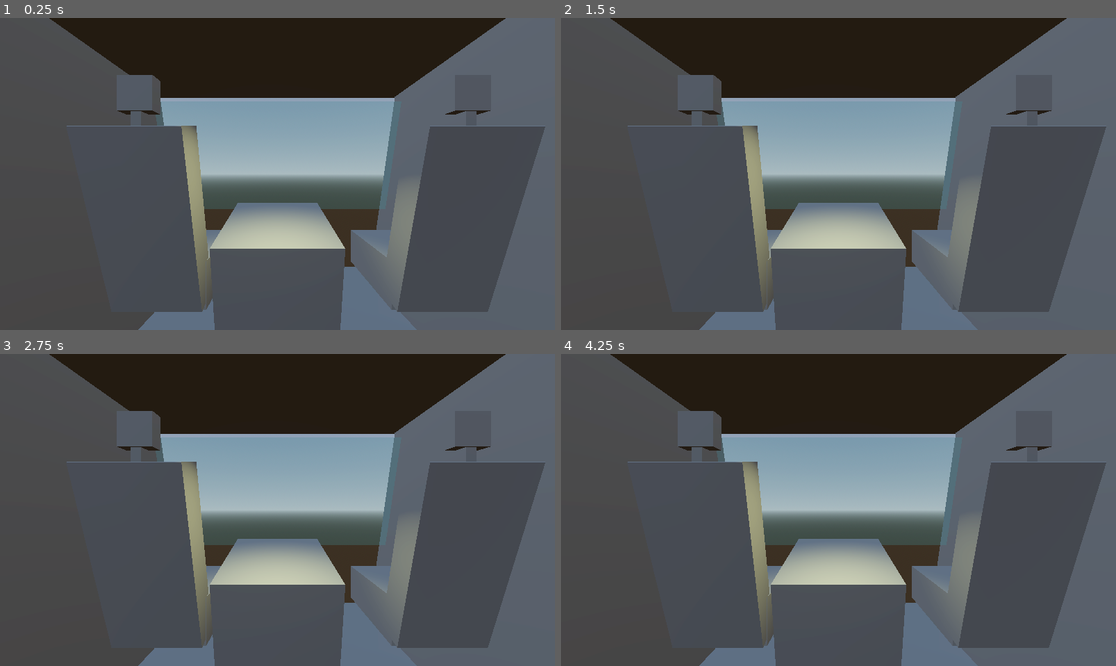
Above: before the commit, frames 1-4 (two rows, left to right).
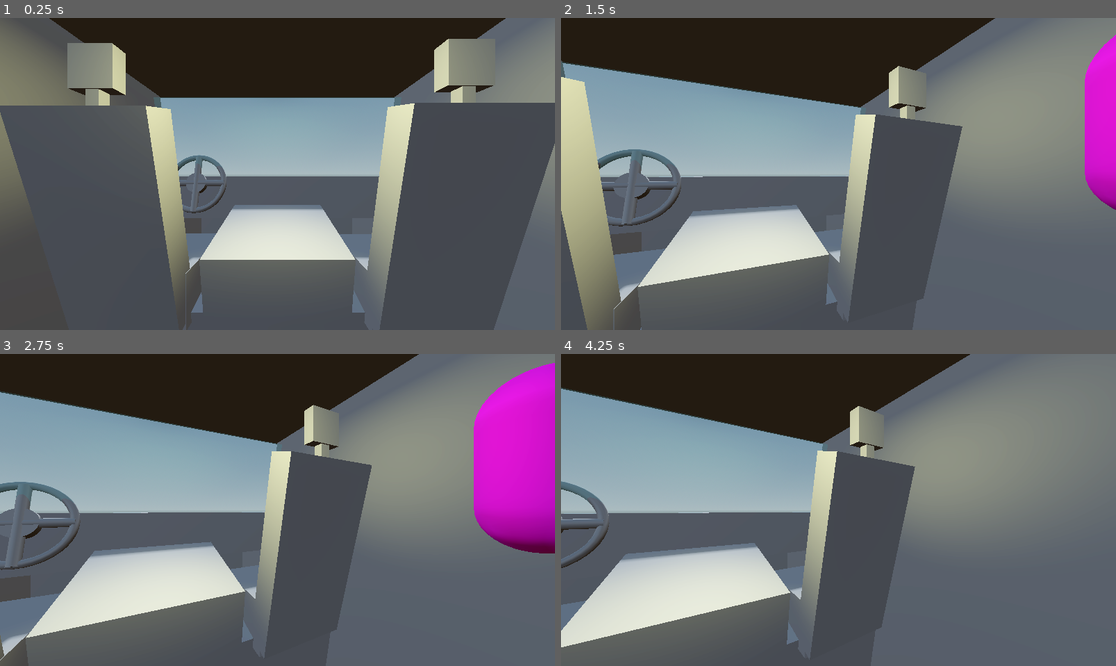
Above: after the commit, the same moments.

Repository: roomno17/scary-terry
Game: Godot game, scene res://base_level.tscn
Same seed, same stepped clock (60 frames per second), same inputs: the game is played once before the commit and once after it.
Inputs:
- Up to frame 1 (0.25 s): no input
- Up to frame 2 (1.5 s): tap Enter at 0.5 s; hold D (right, bound only after the commit) 0.53-1.28 s; tap Space (flash, bound only after the commit) at 0.6, 1.35 s; hold A (left, bound only after the commit) from 1.28 s (still down)
- Up to frame 3 (2.75 s): release A (left, bound only after the commit) at 2.03 s; hold D (right, bound only after the commit) from 2.03 s (still down); tap Space (flash, bound only after the commit) at 2.1 s
- Up to frame 4 (4.25 s): tap Space (flash, bound only after the commit) at 2.85, 3.6 s; release D (right, bound only after the commit) at 3.53 s; hold A (left, bound only after the commit) from 3.53 s (still down)

The runs differ from the first frame. In frame 1, 29% of the frame differs, in the area x 0-100%, y 4-100%; in frame 2, 62%; in frame 3, 65%, in the area x 0-100%, y 0-100%; in frame 4, 64%.

Commit message:
added scary terry and worked on the interior design of the car.

Diff:
--- a/scary-terry/base_level.tscn
+++ b/scary-terry/base_level.tscn
@@ -1,4 +1,7 @@
 [gd_scene format=3 uid="uid://hx428tqb1pmg"]
+
+[ext_resource type="PackedScene" uid="uid://cd50ml3y3my2t" path="res://scary_terry.tscn" id="1_5vx1e"]
+[ext_resource type="Script" uid="uid://c48ao20ce0svc" path="res://camera_3d.gd" id="1_bo3yr"]
 
 [sub_resource type="ProceduralSkyMaterial" id="ProceduralSkyMaterial_4sal3"]
 sky_horizon_color = Color(0.66224277, 0.6717428, 0.6867428, 1)
@@ -17,20 +20,37 @@
 transparency = 1
 albedo_color = Color(0.5647059, 1, 1, 0.29803923)
 
+[sub_resource type="CylinderMesh" id="CylinderMesh_eesb3"]
+
+[sub_resource type="CylinderMesh" id="CylinderMesh_5vx1e"]
+
 [node name="BaseLevel" type="Node3D" unique_id=1462554241]
+
+[node name="DirectionalLight3D" type="DirectionalLight3D" parent="." unique_id=1932218815]
+transform = Transform3D(1, 0, 0, 0, -0.8660254, 0.50000006, 0, -0.50000006, -0.8660254, 0, 5.532921, 14.856644)
+light_energy = 0.202
+light_indirect_energy = 16.0
+shadow_enabled = true
+
+[node name="SCARY TERRY RIGHT" parent="." unique_id=1591188626 instance=ExtResource("1_5vx1e")]
+transform = Transform3D(1, 0, 0, 0, 1, 0, 0, 0, 1, 3.6, 0, 5.5)
+
+[node name="SCARY TERRY LEFT" parent="." unique_id=1076968940 instance=ExtResource("1_5vx1e")]
+transform = Transform3D(1, 0, 0, 0, 1, 0, 0, 0, 1, -3.6, 0, 5.5)
 
 [node name="WorldEnvironment" type="WorldEnvironment" parent="." unique_id=547399205]
 environment = SubResource("Environment_5vx1e")
 
 [node name="Camera3D" type="Camera3D" parent="." unique_id=322084185]
 transform = Transform3D(1, 0, 0, 0, 1, 0, 0, 0, 1, 0, -0.5281718, 6.006915)
+script = ExtResource("1_bo3yr")
 
 [node name="Car" type="Node3D" parent="." unique_id=1773835512]
 
 [node name="Outers" type="Node3D" parent="Car" unique_id=1556189597]
 
 [node name="CSGBox3D" type="CSGBox3D" parent="Car/Outers" unique_id=1262575562]
-transform = Transform3D(1, 0, 0, 0, 0.9659258, -0.25881904, 0, 0.25881904, 0.9659258, 0, 0, -0.4)
+transform = Transform3D(1, 0, 0, 0, 0.9659258, -0.25881904, 0, 0.25881904, 0.9659258, 0, 0.11026156, -0.4)
 size = Vector3(7.5, 3.3, 0.5)
 material = SubResource("StandardMaterial3D_eesb3")
 
@@ -50,53 +70,175 @@
 transform = Transform3D(-4.3711378e-08, -0.9999999, 8.4456046e-16, 0.99957925, -4.3692992e-08, 0.029003292, -0.029003233, 1.267769e-09, 0.9995792, 0.117007256, -4.654106, 2.2107306)
 size = Vector3(0.5, 10, 10)
 
-[node name="Seat1" type="Node3D" parent="Car" unique_id=1981642089]
-transform = Transform3D(1, 0, 0, 0, 1, 0, 0, 0, 1, -2, -1.3, -12.241)
-
-[node name="CSGBox3D" type="CSGBox3D" parent="Car/Seat1" unique_id=244490138]
+[node name="Interior" type="Node3D" parent="Car" unique_id=1304123148]
+
+[node name="CSGBox3D7" type="CSGBox3D" parent="Car/Interior" unique_id=831821257]
+transform = Transform3D(1, 0, 0, 0, 0.9848077, -0.17364818, 0, 0.17364818, 0.9848077, -2.3082383, -3.6475148, 1.1606345)
+size = Vector3(2.3, 2, 2.5)
+
+[node name="CSGBox3D8" type="CSGBox3D" parent="Car/Interior" unique_id=2050962589]
+transform = Transform3D(1, 0, 0, 0, 0.9848077, -0.17364818, 0, 0.17364818, 0.9848077, 2.349758, -3.6475148, 1.1606345)
+size = Vector3(2.3, 2, 2.5)
+
+[node name="CSGBox3D2" type="CSGBox3D" parent="Car/Interior" unique_id=572661037]
+transform = Transform3D(1, 0, 0, 0, 1, 0, 0, 0, 1, 0, -1.2025592, -0.46699142)
+size = Vector3(7, 1.2045898, 0.45031738)
+
+[node name="CSGBox3D3" type="CSGBox3D" parent="Car/Interior" unique_id=1427480304]
+transform = Transform3D(1, 0, 0, 0, 0.99985045, -0.01729533, 0, 0.01729533, 0.99985045, 0.0019893646, -3.6369624, -3.6724362)
+size = Vector3(7, 4.180786, 0.58447266)
+
+[node name="CSGBox3D6" type="CSGBox3D" parent="Car/Interior" unique_id=1967624659]
+transform = Transform3D(1, 0, 0, 0, -4.371139e-08, -1, 0, 1, -4.371139e-08, 0.0019893646, -1.6786295, -2.143501)
+size = Vector3(7, 3.0512695, 0.58447266)
+
+[node name="CSGBox3D4" type="CSGBox3D" parent="Car/Interior" unique_id=777919865]
+transform = Transform3D(-4.371139e-08, 0, 1, 0, 1, 0, -1, 0, -4.371139e-08, 3.746604, -3.5879278, -3.682204)
+size = Vector3(7, 4.2786865, 0.58447266)
+
+[node name="CSGBox3D5" type="CSGBox3D" parent="Car/Interior" unique_id=972952877]
+transform = Transform3D(-4.371139e-08, 0, 1, 0, 1, 0, -1, 0, -4.371139e-08, -3.8373914, -3.596778, -3.682204)
+size = Vector3(7, 4.2609863, 0.38397217)
+
+[node name="Wheel" type="Node3D" parent="Car" unique_id=933937578]
+transform = Transform3D(2, 0, 0, 0, 2, 0, 0, 0, 2, 1.947454, 0.1900562, -0.55384254)
+
+[node name="CSGMesh3D3" type="CSGMesh3D" parent="Car/Wheel" unique_id=1332750841]
+transform = Transform3D(-4.371139e-09, -0.42, -1.110223e-16, 0.09659258, -1.7733223e-08, 0.025881905, -0.025881905, 4.7516022e-09, 0.09659258, -2.2, -0.49706504, 0.18459043)
+mesh = SubResource("CylinderMesh_eesb3")
+
+[node name="CSGMesh3D2" type="CSGMesh3D" parent="Car/Wheel" unique_id=173356240]
+transform = Transform3D(0.1, 0, 0, 0, 0.40568882, 0.025881905, 0, -0.10870399, 0.09659258, -2.2, -0.50483656, 0.195)
+mesh = SubResource("CylinderMesh_eesb3")
+
+[node name="CSGMesh3D" type="CSGMesh3D" parent="Car/Wheel" unique_id=1916911802]
+transform = Transform3D(0.3, 0, 0, 0, 0.12940954, -0.28977776, 0, 0.4829629, 0.07764573, -2.2007408, -0.6147962, -0.25572395)
+mesh = SubResource("CylinderMesh_5vx1e")
+
+[node name="CSGTorus3D" type="CSGTorus3D" parent="Car/Wheel" unique_id=1223027067]
+transform = Transform3D(1, 0, 0, 0, 0.25881907, -0.9659258, 0, 0.9659258, 0.25881907, -2.2, -0.497, 0.18510556)
+inner_radius = 0.37
+outer_radius = 0.45
+sides = 40
+ring_sides = 40
+
+[node name="Backseat" type="Node3D" parent="Car" unique_id=1711232511]
+transform = Transform3D(1, 0, 0, 0, 1, 0, 0, 0, 1, 0, 0.11323595, 0.6296983)
+
+[node name="Seat5" type="Node3D" parent="Car/Backseat" unique_id=893088148]
+transform = Transform3D(1.1, 0, 0, 0, 1.1, 0, 0, 0, 1.1, 0.047245264, -2.459521, -10.58586)
+
+[node name="CSGBox3D" type="CSGBox3D" parent="Car/Backseat/Seat5" unique_id=1084293238]
+transform = Transform3D(1, 0, 0, 0, 0.9702957, -0.24192189, 0, 0.24192189, 0.9702957, -0.09448241, 0, 15.323994)
+size = Vector3(2.9213867, 3, 0.5)
+
+[node name="CSGBox3D4" type="CSGBox3D" parent="Car/Backseat/Seat5" unique_id=1771636378]
+transform = Transform3D(1, 0, 0, 0, 0.9702957, -0.24192189, 0, 0.24192189, 0.9702957, 0, 0, 15.323994)
+size = Vector3(1.5, 3, 0.5)
+
+[node name="CSGBox3D2" type="CSGBox3D" parent="Car/Backseat/Seat5" unique_id=560495782]
+transform = Transform3D(1, 0, 0, 0, 1, 0, 0, 0, 1, 0, 1.9084656, 15.66936)
+size = Vector3(0.5, 0.5, 0.2)
+
+[node name="CSGBox3D3" type="CSGBox3D" parent="Car/Backseat/Seat5/CSGBox3D2" unique_id=1251109075]
+transform = Transform3D(1, 0, 0, 0, 1, 0, 0, 0, 1, 0, -0.6303712, -0.0034704208)
+size = Vector3(0.15, 1, 0.15)
+
+[node name="CSGBox3D3" type="CSGBox3D" parent="Car/Backseat/Seat5" unique_id=705862314]
+transform = Transform3D(1, 0, 0, 0, 1, 0, 0, 0, 1, 0.007284522, -1.1749587, 13.70269)
+size = Vector3(1.5, 0.85, 2)
+
+[node name="Seat4" type="Node3D" parent="Car/Backseat" unique_id=34448836]
+transform = Transform3D(1.1, 0, 0, 0, 1.1, 0, 0, 0, 1.1, 2.335374, -2.459521, -10.58586)
+
+[node name="CSGBox3D" type="CSGBox3D" parent="Car/Backseat/Seat4" unique_id=920844279]
+transform = Transform3D(1, 0, 0, 0, 0.9702957, -0.24192189, 0, 0.24192189, 0.9702957, 0, 0, 15.323994)
+size = Vector3(1.5, 3, 0.5)
+
+[node name="CSGBox3D4" type="CSGBox3D" parent="Car/Backseat/Seat4" unique_id=2050502277]
+transform = Transform3D(1, 0, 0, 0, 0.9702957, -0.24192189, 0, 0.24192189, 0.9702957, 0, 0, 15.323994)
+size = Vector3(1.5, 3, 0.5)
+
+[node name="CSGBox3D2" type="CSGBox3D" parent="Car/Backseat/Seat4" unique_id=425220142]
+transform = Transform3D(1, 0, 0, 0, 1, 0, 0, 0, 1, 0, 1.9084656, 15.664677)
+size = Vector3(0.5, 0.5, 0.2)
+
+[node name="CSGBox3D3" type="CSGBox3D" parent="Car/Backseat/Seat4/CSGBox3D2" unique_id=115103791]
+transform = Transform3D(1, 0, 0, 0, 1, 0, 0, 0, 1, 0, -0.6303712, -0.0034704208)
+size = Vector3(0.15, 1, 0.15)
+
+[node name="CSGBox3D3" type="CSGBox3D" parent="Car/Backseat/Seat4" unique_id=934597126]
+transform = Transform3D(1, 0, 0, 0, 1, 0, 0, 0, 1, 0.007284522, -1.1749587, 13.70269)
+size = Vector3(1.5, 0.85, 2)
+
+[node name="Seat3" type="Node3D" parent="Car/Backseat" unique_id=1540926269]
+transform = Transform3D(1.1, 0, 0, 0, 1.1, 0, 0, 0, 1.1, -2.3, -2.459521, -10.58586)
+
+[node name="CSGBox3D" type="CSGBox3D" parent="Car/Backseat/Seat3" unique_id=265694009]
+transform = Transform3D(1, 0, 0, 0, 0.9702957, -0.24192189, 0, 0.24192189, 0.9702957, 0, 0, 15.325)
+size = Vector3(1.5, 3, 0.5)
+
+[node name="CSGBox3D2" type="CSGBox3D" parent="Car/Backseat/Seat3" unique_id=1084224067]
+transform = Transform3D(1, 0, 0, 0, 1, 0, 0, 0, 1, 0, 1.9084656, 15.575361)
+size = Vector3(0.5, 0.5, 0.2)
+
+[node name="CSGBox3D3" type="CSGBox3D" parent="Car/Backseat/Seat3/CSGBox3D2" unique_id=1815630332]
+transform = Transform3D(1, 0, 0, 0, 1, 0, 0, 0, 1, 0, -0.6303712, -0.0034704208)
+size = Vector3(0.15, 1, 0.15)
+
+[node name="CSGBox3D3" type="CSGBox3D" parent="Car/Backseat/Seat3" unique_id=282965240]
+transform = Transform3D(1, 0, 0, 0, 1, 0, 0, 0, 1, 0.007284522, -1.1749587, 13.70269)
+size = Vector3(1.5, 0.85, 2)
+
+[node name="Front" type="Node3D" parent="Car" unique_id=238125877]
+transform = Transform3D(1, 0, 0, 0, 1, 0, 0, 0, 1, 0, 0, 0.45431042)
+
+[node name="Seat2" type="Node3D" parent="Car/Front" unique_id=1719268281]
+transform = Transform3D(1.1, 0, 0, 0, 1.1, 0, 0, 0, 1.1, 2.3, -1.3, -13.8)
+
+[node name="CSGBox3D" type="CSGBox3D" parent="Car/Front/Seat2" unique_id=996613211]
 transform = Transform3D(1, 0, 0, 0, 0.9702957, -0.2419219, 0, 0.2419219, 0.9702957, 0, 0, 15)
 size = Vector3(1.5, 3, 0.5)
 
-[node name="CSGBox3D2" type="CSGBox3D" parent="Car/Seat1" unique_id=1698576295]
+[node name="CSGBox3D2" type="CSGBox3D" parent="Car/Front/Seat2" unique_id=844924641]
 transform = Transform3D(1, 0, 0, 0, 1, 0, 0, 0, 1, 0, 1.9084656, 15.30596)
 size = Vector3(0.5, 0.5, 0.2)
 
-[node name="CSGBox3D3" type="CSGBox3D" parent="Car/Seat1/CSGBox3D2" unique_id=1399345658]
-transform = Transform3D(1, 0, 0, 0, 1, 0, 0, 0, 1, 0, -0.6303712, -0.0034704208)
-size = Vector3(0.15, 1, 0.15)
-
-[node name="CSGBox3D3" type="CSGBox3D" parent="Car/Seat1" unique_id=533749048]
-transform = Transform3D(1, 0, 0, 0, 1, 0, 0, 0, 1, 0.007284522, -1.1749587, 13.70269)
-size = Vector3(1.5, 0.85, 2)
-
-[node name="Seat2" type="Node3D" parent="Car" unique_id=1719268281]
-transform = Transform3D(1, 0, 0, 0, 1, 0, 0, 0, 1, 2.734765, -1.3, -12.241)
-
-[node name="CSGBox3D" type="CSGBox3D" parent="Car/Seat2" unique_id=996613211]
+[node name="CSGBox3D3" type="CSGBox3D" parent="Car/Front/Seat2/CSGBox3D2" unique_id=2123657155]
+transform = Transform3D(1, 0, 0, 0, 1, 0, 0, 0, 1, 0, -0.6303712, -0.0034704208)
+size = Vector3(0.15, 1, 0.15)
+
+[node name="CSGBox3D3" type="CSGBox3D" parent="Car/Front/Seat2" unique_id=620547464]
+transform = Transform3D(1, 0, 0, 0, 1, 0, 0, 0, 1, 0.007284522, -1.1749587, 13.70269)
+size = Vector3(1.5, 0.85, 2)
+
+[node name="Seat1" type="Node3D" parent="Car/Front" unique_id=1981642089]
+transform = Transform3D(1.1, 0, 0, 0, 1.1, 0, 0, 0, 1.1, -2.3, -1.3, -13.886618)
+
+[node name="CSGBox3D" type="CSGBox3D" parent="Car/Front/Seat1" unique_id=244490138]
 transform = Transform3D(1, 0, 0, 0, 0.9702957, -0.2419219, 0, 0.2419219, 0.9702957, 0, 0, 15)
 size = Vector3(1.5, 3, 0.5)
 
-[node name="CSGBox3D2" type="CSGBox3D" parent="Car/Seat2" unique_id=844924641]
+[node name="CSGBox3D2" type="CSGBox3D" parent="Car/Front/Seat1" unique_id=1698576295]
 transform = Transform3D(1, 0, 0, 0, 1, 0, 0, 0, 1, 0, 1.9084656, 15.30596)
 size = Vector3(0.5, 0.5, 0.2)
 
-[node name="CSGBox3D3" type="CSGBox3D" parent="Car/Seat2/CSGBox3D2" unique_id=2123657155]
-transform = Transform3D(1, 0, 0, 0, 1, 0, 0, 0, 1, 0, -0.6303712, -0.0034704208)
-size = Vector3(0.15, 1, 0.15)
-
-[node name="CSGBox3D3" type="CSGBox3D" parent="Car/Seat2" unique_id=620547464]
-transform = Transform3D(1, 0, 0, 0, 1, 0, 0, 0, 1, 0.007284522, -1.1749587, 13.70269)
-size = Vector3(1.5, 0.85, 2)
-
-[node name="Interior" type="Node3D" parent="Car" unique_id=1304123148]
-
-[node name="CSGBox3D" type="CSGBox3D" parent="Car/Interior" unique_id=1095591765]
+[node name="CSGBox3D3" type="CSGBox3D" parent="Car/Front/Seat1/CSGBox3D2" unique_id=1399345658]
+transform = Transform3D(1, 0, 0, 0, 1, 0, 0, 0, 1, 0, -0.6303712, -0.0034704208)
+size = Vector3(0.15, 1, 0.15)
+
+[node name="CSGBox3D3" type="CSGBox3D" parent="Car/Front/Seat1" unique_id=533749048]
+transform = Transform3D(1, 0, 0, 0, 1, 0, 0, 0, 1, 0.007284522, -1.1749587, 13.70269)
+size = Vector3(1.5, 0.85, 2)
+
+[node name="CSGBox3D" type="CSGBox3D" parent="Car/Front" unique_id=1095591765]
 transform = Transform3D(1, 0, 0, 0, 0.9848077, -0.17364818, 0, 0.17364818, 0.9848077, 0, -2.5619874, 1.1606345)
 size = Vector3(2.3, 2, 2.5)
 
 [node name="SpotLight3D" type="SpotLight3D" parent="." unique_id=2048522992]
-transform = Transform3D(1, 0, 0, 0, 1.1924881e-08, 1, 0, -1, 1.1924881e-08, 0, 1.4578338, 3.1726694)
+transform = Transform3D(1, 0, 0, 0, 1.1924881e-08, 1, 0, -1, 1.1924881e-08, 0, 1.9069598, 4.0248632)
 light_color = Color(1, 1, 0.70980394, 1)
-light_energy = 5.635
-light_indirect_energy = 5.924
-light_size = 0.31
+light_energy = 8.365
+light_indirect_energy = 51.72
+light_size = 1.0
+spot_angle = 84.22622
--- /dev/null
+++ b/scary-terry/camera_3d.gd
@@ -0,0 +1,17 @@
+extends Camera3D
+@onready var scary_terry_left: Node3D = $"../SCARY TERRY LEFT"
+@onready var scary_terry_right: Node3D = $"../SCARY TERRY RIGHT"
+@onready var spot_light_3d: SpotLight3D = $"../SpotLight3D"
+
+func _process(delta: float) -> void:
+	if Input.is_action_pressed("left"):
+		rotation.y+=.75*delta
+	if Input.is_action_pressed("right"):
+		rotation.y-=.75*delta
+	if Input.is_action_just_pressed("flash"):
+		print("hi")
+		print(rotation.y)
+		if rotation.y>.62:
+			scary_terry_left.visible=false
+		elif rotation.y<-.62:
+			scary_terry_right.visible=false
--- a/scary-terry/project.godot
+++ b/scary-terry/project.godot
@@ -15,6 +15,24 @@
 config/features=PackedStringArray("4.6", "Forward Plus")
 config/icon="res://icon.svg"
 
+[input]
+
+left={
+"deadzone": 0.2,
+"events": [Object(InputEventKey,"resource_local_to_scene":false,"resource_name":"","device":-1,"window_id":0,"alt_pressed":false,"shift_pressed":false,"ctrl_pressed":false,"meta_pressed":false,"pressed":false,"keycode":0,"physical_keycode":65,"key_label":0,"unicode":97,"location":0,"echo":false,"script":null)
+]
+}
+right={
+"deadzone": 0.2,
+"events": [Object(InputEventKey,"resource_local_to_scene":false,"resource_name":"","device":-1,"window_id":0,"alt_pressed":false,"shift_pressed":false,"ctrl_pressed":false,"meta_pressed":false,"pressed":false,"keycode":0,"physical_keycode":68,"key_label":0,"unicode":100,"location":0,"echo":false,"script":null)
+]
+}
+flash={
+"deadzone": 0.2,
+"events": [Object(InputEventKey,"resource_local_to_scene":false,"resource_name":"","device":-1,"window_id":0,"alt_pressed":false,"shift_pressed":false,"ctrl_pressed":false,"meta_pressed":false,"pressed":false,"keycode":0,"physical_keycode":32,"key_label":0,"unicode":32,"location":0,"echo":false,"script":null)
+]
+}
+
 [physics]
 
 3d/physics_engine="Jolt Physics"
--- /dev/null
+++ b/scary-terry/scary_terry.tscn
@@ -0,0 +1,12 @@
+[gd_scene format=3 uid="uid://cd50ml3y3my2t"]
+
+[sub_resource type="CapsuleMesh" id="CapsuleMesh_burpa"]
+
+[sub_resource type="StandardMaterial3D" id="StandardMaterial3D_burpa"]
+albedo_color = Color(1, 0, 1, 1)
+
+[node name="SCARY TERRY" type="Node3D" unique_id=1591188626]
+
+[node name="CSGMesh3D" type="CSGMesh3D" parent="." unique_id=410567080]
+mesh = SubResource("CapsuleMesh_burpa")
+material = SubResource("StandardMaterial3D_burpa")
Not shown, added: scary-terry/camera_3d.gd.uid
